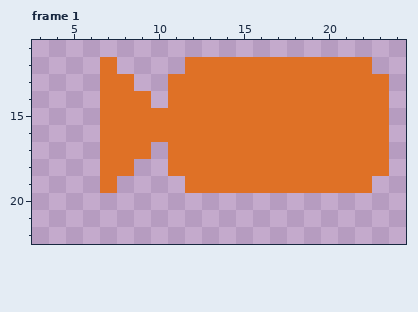
Two versions of one pixel-art file, src/camera.aseprite. This is how it looked before the edit.
32x32 pixels, 1 frame. Shown: frame 1: x 3..24, y 11..22. The commit also changed other frames, which this record leaves out.
Now the later version:
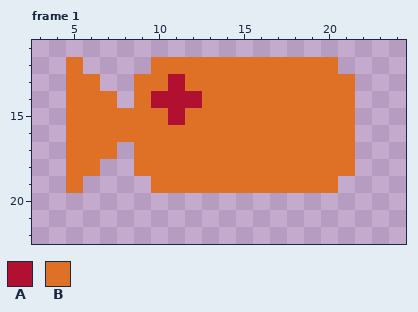
Palette (. is transparent): A #b21030  B #df7126
The author wrote: grey borders and animated cameras
Difference:
--- frame 1
@@ x 3..24 @@
 11 ......................
-12 ....B....BBBBBBBBBBB..
-13 ....BB..BBBBBBBBBBBBB.
-14 ....BBB.BBBBBBBBBBBBB.
-15 ....BBBBBBBBBBBBBBBBB.
-16 ....BBBBBBBBBBBBBBBBB.
-17 ....BBB.BBBBBBBBBBBBB.
-18 ....BB..BBBBBBBBBBBBB.
-19 ....B....BBBBBBBBBBB..
+12 ..B....BBBBBBBBBBB....
+13 ..BB..BBABBBBBBBBBB...
+14 ..BBB.BAAABBBBBBBBB...
+15 ..BBBBBBABBBBBBBBBB...
+16 ..BBBBBBBBBBBBBBBBB...
+17 ..BBB.BBBBBBBBBBBBB...
+18 ..BB..BBBBBBBBBBBBB...
+19 ..B....BBBBBBBBBBB....
 20 ......................
Where, in picture pixels (left, top, right, bottom), the same in both pictures:
changed: (66, 57, 202, 193)
erased: (338, 57, 389, 193)
